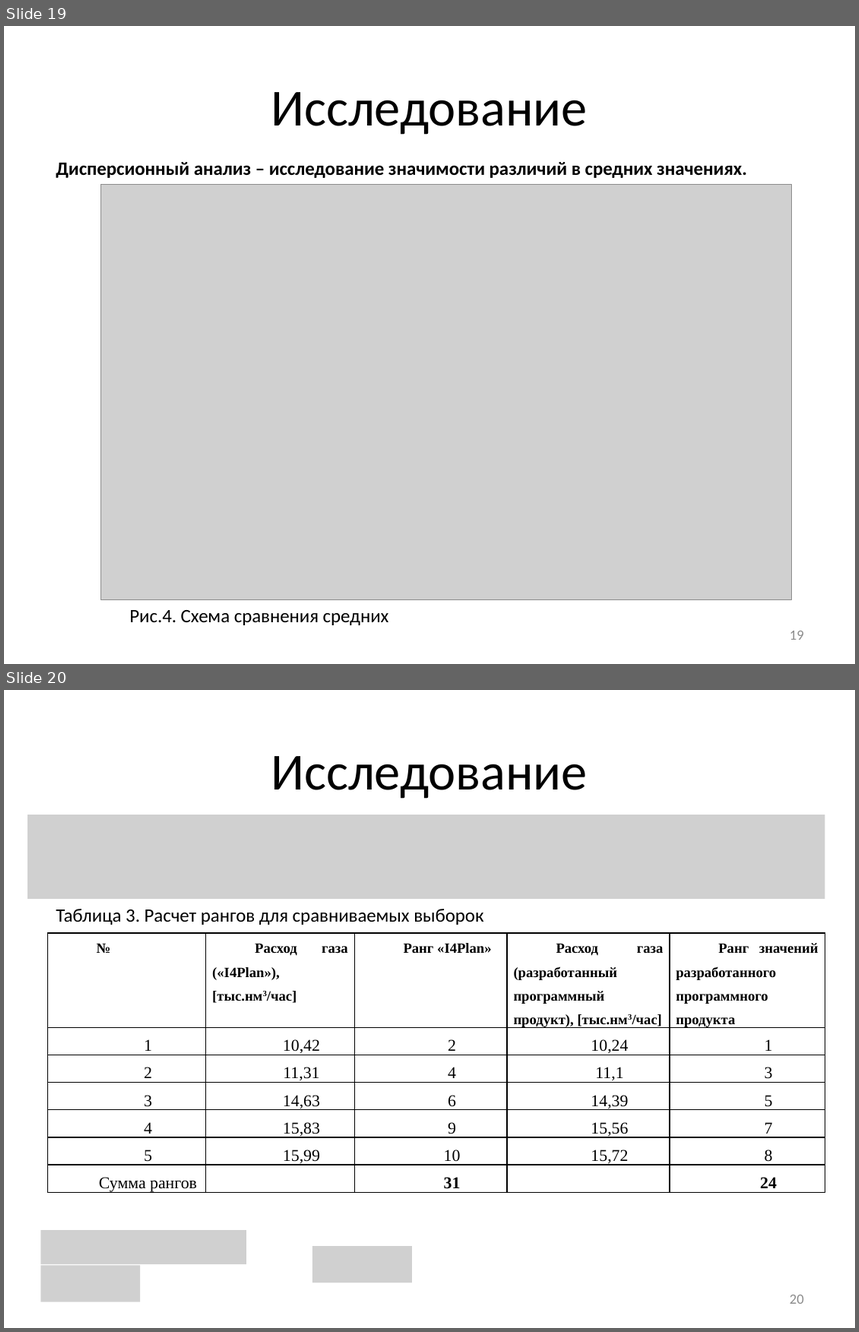
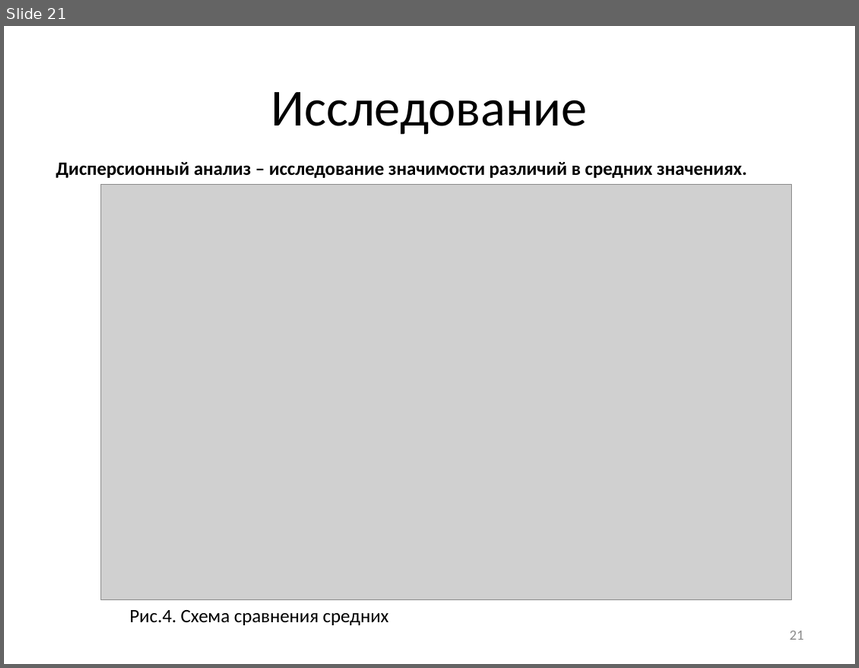
Before and after one commit to arkuzmin/diplom, a slide deck: optimization/4 семестр/РПЗ/Презентация_v2.0.pptx. Shown one above the other, each under a label of ours: slides 19 and 20 before the commit, slide 21 after it. The pictures are 859x1332 and 859x668 pixels, drawn with LibreOffice and Linux fonts; fonts in the diff are those of the drawing; grey boxes stand for pictures. Boxes give left, top, right and bottom in pixels: in the first picture for what was removed or moved away, otherwise in the second. Text is boxed around its words. In the diff, an @@ line names an element or a change of style, - is before the commit and + after.

```diff
--- a/optimization/4 семестр/РПЗ/Презентация_v2.0.pptx
+++ b/optimization/4 семестр/РПЗ/Презентация_v2.0.pptx
@@ slide 20 removed at bbox=[4, 690, 855, 1328], background #FFFFFF @@
@@ title removed at bbox=[272, 756, 588, 799] @@
-Исследование
@@ picture removed at bbox=[28, 815, 826, 900] @@
@@ text removed at bbox=[56, 909, 484, 925] @@
-Таблица 3. Расчет рангов для сравниваемых выборок
@@ table removed at bbox=[47, 933, 824, 1214], 7 rows, 5 columns @@
-№ | Расход газа («I4Plan»), [тыс.нм3/час] | Ранг «I4Plan» | Расход газа (разработанный программный продукт), [тыс.нм3/час] | Ранг значений разработанного программного продукта
-1 | 10,42 | 2 | 10,24 | 1
-2 | 11,31 | 4 | 11,1 | 3
-3 | 14,63 | 6 | 14,39 | 5
-4 | 15,83 | 9 | 15,56 | 7
-5 | 15,99 | 10 | 15,72 | 8
-Сумма рангов |  | 31 |  | 24
@@ picture removed at bbox=[40, 1230, 246, 1265] @@
@@ picture removed at bbox=[312, 1246, 411, 1284] @@
@@ picture removed at bbox=[40, 1265, 140, 1302] @@
@@ page number removed at bbox=[790, 1295, 804, 1304] @@
-20
@@ what was slide 19 is now slide 21 @@
@@ page number at bbox=[790, 631, 804, 640]: text changed @@
-19
+21
```
Also in this commit, not shown: 14 slides changed, 1 slide added, 1 other slide removed.
